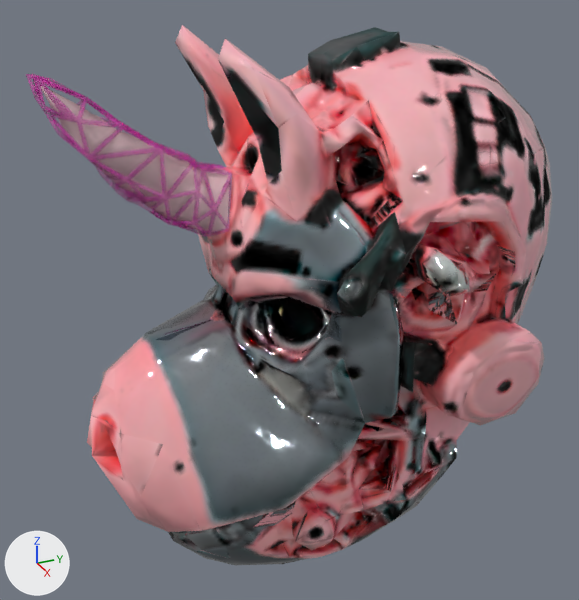
An edit to the glTF model unibrowserloadicorn.glb, drawn before and after from the same camera.
One viewpoint serves both versions: a 50 mm camera at (2.3, -1.07, 1.2) aimed at (-0.05, -0.02, 0.02). Every picture has the same lights, and +X, +Y and +Z are marked at lower left. The picture after the commit comes second. Where no turn or scale is listed for an object, it has been applied to the vertices.
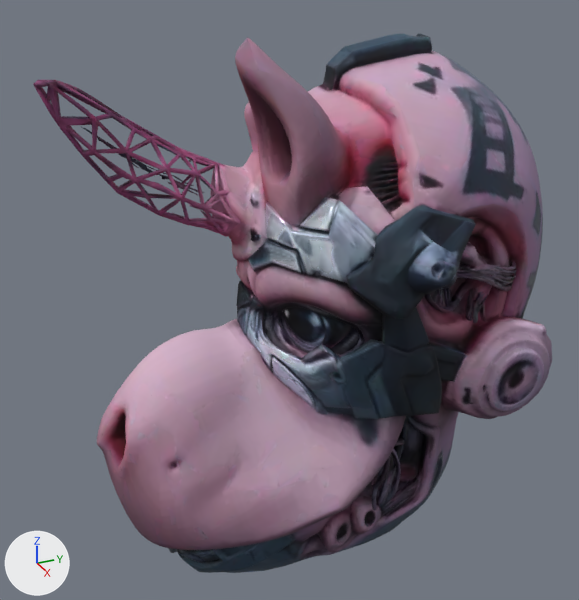
The edits, one by one:
Picture 'texture_pbr_20250901_metallic-texture_pbr_20250901_roughness' (img_texture_pbr_20250901_metallic_texture_pbr_20250901_roughness) is new.
Picture 'texture_pbr_20250901' (img_texture_pbr_20250901) is new.
Material 'Material.004' (mat_material_004) is new.
Uses the picture img_texture_pbr_20250901.
Uses the picture img_texture_pbr_20250901_metallic_texture_pbr_20250901_roughness.
Mesh me_node_0 is new.
It has 11889 vertices, 23526 faces and spans x 0.0..0.65, y 1.05..2.73, z 0.01..1.92.
It uses material mat_material_004.
Object 'Mesh1.001' (ob_mesh1_001) is deleted.
Object 'Mesh1.002' (ob_mesh1_002) is deleted.
Object 'unibrowserloadicorn' (ob_unibrowserloadicorn) is new; it shows me_node_0.
Its location is (-0.007, -1.845, -0.981).

Changed parts and their boxes (x1, y1, x2, y2) in the pictures (579 x 600 px):
'Mesh1.001', deleted: before (41, 25, 552, 566)
    faces in mat_bakedmaterial: (87, 25, 552, 566)
    faces in mat_material_002 (pale pink #e5c5ca): (41, 86, 229, 233)
'unibrowserloadicorn', added: after (33, 34, 552, 573)
'Mesh1.002', deleted: before (26, 74, 232, 237)
